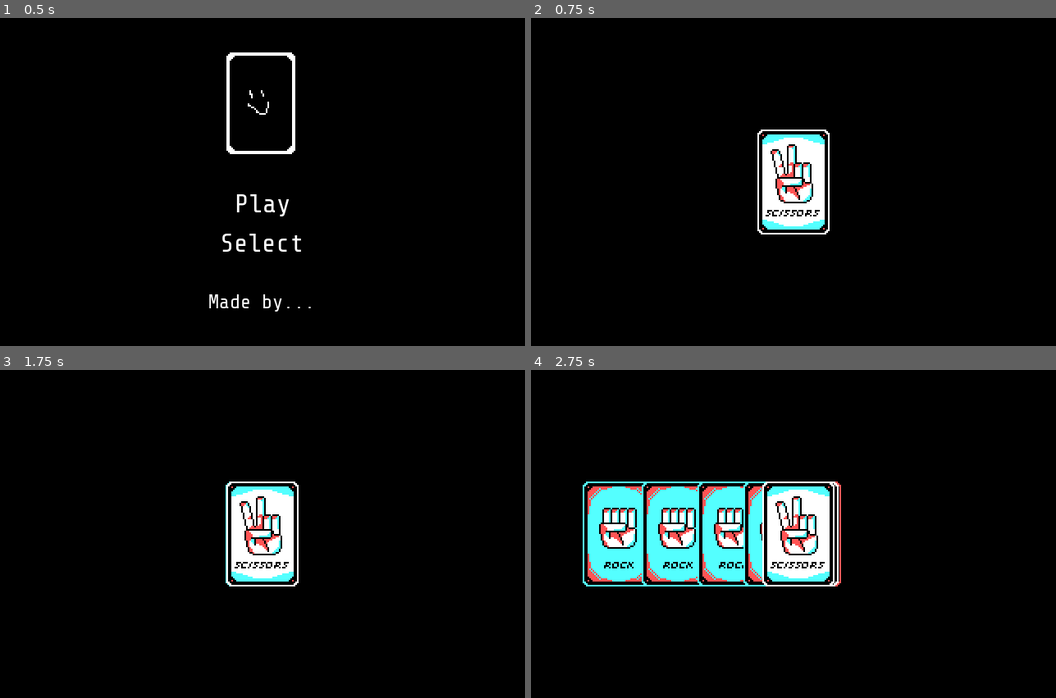
Above: before the commit, frames 1-4 (two rows, left to right).
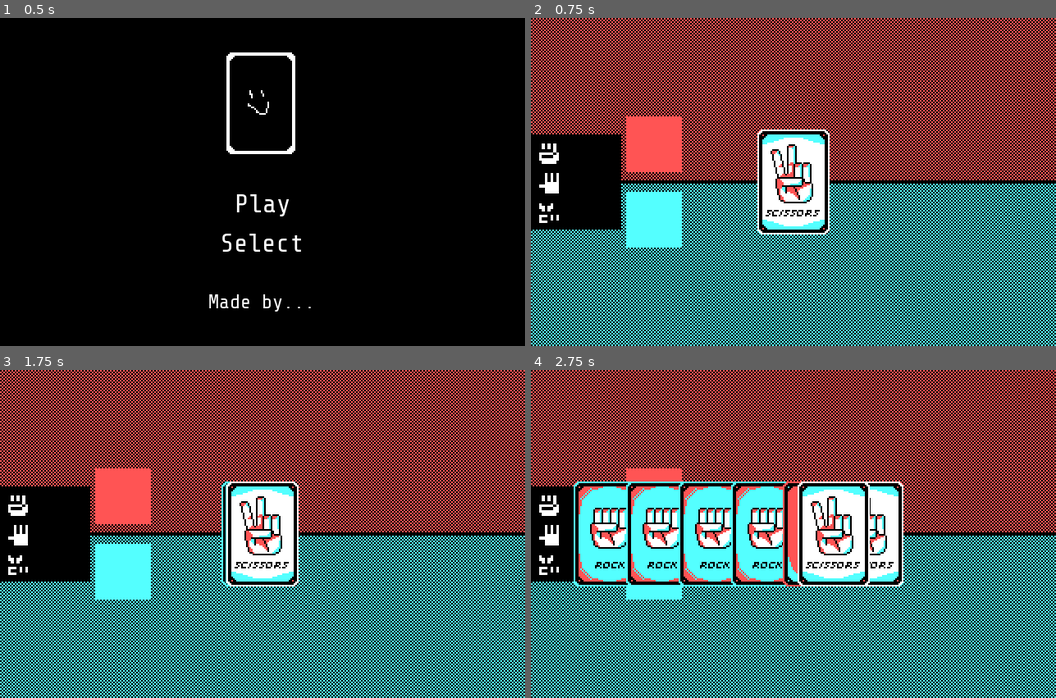
Above: after the commit, the same moments.

Repository: enunezs/EC2020GameJam
Game: Godot game, scene res://Scenes/MainMenu.tscn
The game is run twice, just before and just after one commit, with the same random seed, the same clock (stepped at 60 frames per second) and the same inputs.
Inputs (mouse positions are in pixels of both pictures, inside the frame that each line leads up to):
- Up to frame 1 (0.5 s): no input
- Up to frame 2 (0.75 s): click "Play" at 0.5 s
- Up to frame 3 (1.75 s): tap Enter at 1.25 s; move the mouse to (262, 534) at 1.27 s; click (262, 534) at 1.42 s
- Up to frame 4 (2.75 s): move the mouse to (793, 534) at 2.02 s; click (793, 534) at 2.17 s

Frame 1 is identical in both runs. In frame 2, 47% of the frame differs, in the area x 0-100%, y 0-100%; in frame 3, 47%; in frame 4, 51%.

Commit message:
Card counter working and aligned

Diff:
--- a/Cards/CardBase.gd
+++ b/Cards/CardBase.gd
@@ -71,7 +71,7 @@
 
 func move_to(target):
 	var tween = get_node("Tween")
-	tween.interpolate_property(self, "position", position, target, 2, Tween.TRANS_QUINT, Tween.EASE_IN_OUT)
+	tween.interpolate_property(self, "position", position, target, 1.3, Tween.TRANS_QUINT, Tween.EASE_IN_OUT)
 
 	tween.start()
 
--- a/Scenes/Game.tscn
+++ b/Scenes/Game.tscn
@@ -1,10 +1,14 @@
-[gd_scene load_steps=7 format=2]
+[gd_scene load_steps=11 format=2]
 
 [ext_resource path="res://Board.gd" type="Script" id=1]
 [ext_resource path="res://MainGame.gd" type="Script" id=2]
 [ext_resource path="res://Cards/CardBase.tscn" type="PackedScene" id=3]
 [ext_resource path="res://UI.gd" type="Script" id=4]
 [ext_resource path="res://Font/Shure Tech Mono Nerd Font Complete.ttf" type="DynamicFontData" id=5]
+[ext_resource path="res://UI/ICON HAND-1.png.png" type="Texture" id=6]
+[ext_resource path="res://UI/ICON SCISSORS-1.png.png" type="Texture" id=7]
+[ext_resource path="res://UI/ICON PUNCH-1.png.png" type="Texture" id=8]
+[ext_resource path="res://Background/Background_01-1.png.png" type="Texture" id=9]
 
 [sub_resource type="DynamicFont" id=1]
 size = 12
@@ -81,8 +85,9 @@
 [node name="CounterBox" type="MarginContainer" parent="UI"]
 anchor_top = 0.5
 anchor_bottom = 0.5
+margin_left = -15.0
 margin_top = -45.0
-margin_right = 88.0
+margin_right = 67.0
 margin_bottom = 45.0
 grow_horizontal = 0
 grow_vertical = 2
@@ -94,35 +99,86 @@
 "_edit_use_anchors_": false
 }
 
-[node name="HBoxContainer" type="VBoxContainer" parent="UI/CounterBox"]
-margin_left = 5.0
+[node name="VBoxContainer" type="VBoxContainer" parent="UI/CounterBox"]
+margin_left = 20.0
 margin_top = 20.0
-margin_right = 100.0
-margin_bottom = 20.0
+margin_right = 62.0
+margin_bottom = 70.0
 grow_horizontal = 0
 
-[node name="RockCounter" type="Label" parent="UI/CounterBox/HBoxContainer"]
-margin_right = 24.0
+[node name="RockContainer" type="HBoxContainer" parent="UI/CounterBox/VBoxContainer"]
+margin_right = 42.0
+margin_bottom = 14.0
+
+[node name="TextureRect" type="TextureRect" parent="UI/CounterBox/VBoxContainer/RockContainer"]
+margin_right = 14.0
+margin_bottom = 14.0
+grow_horizontal = 0
+size_flags_horizontal = 3
+size_flags_vertical = 3
+texture = ExtResource( 8 )
+stretch_mode = 5
+
+[node name="RockCounter" type="Label" parent="UI/CounterBox/VBoxContainer/RockContainer"]
+margin_left = 18.0
+margin_right = 42.0
 margin_bottom = 14.0
 size_flags_horizontal = 0
 custom_fonts/font = SubResource( 1 )
 text = "Rock"
+align = 2
 valign = 1
 
-[node name="PaperCounter" type="Label" parent="UI/CounterBox/HBoxContainer"]
+[node name="PaperContainer" type="HBoxContainer" parent="UI/CounterBox/VBoxContainer"]
 margin_top = 18.0
-margin_right = 30.0
+margin_right = 42.0
 margin_bottom = 32.0
+
+[node name="TextureRect" type="TextureRect" parent="UI/CounterBox/VBoxContainer/PaperContainer"]
+margin_right = 8.0
+margin_bottom = 14.0
+grow_horizontal = 0
+size_flags_horizontal = 3
+size_flags_vertical = 3
+texture = ExtResource( 6 )
+stretch_mode = 5
+
+[node name="PaperCounter" type="Label" parent="UI/CounterBox/VBoxContainer/PaperContainer"]
+margin_left = 12.0
+margin_right = 42.0
+margin_bottom = 14.0
 size_flags_horizontal = 0
 custom_fonts/font = SubResource( 1 )
 text = "Paper"
+align = 2
 valign = 1
 
-[node name="ScissorsCounter" type="Label" parent="UI/CounterBox/HBoxContainer"]
+[node name="ScissorsContainer" type="HBoxContainer" parent="UI/CounterBox/VBoxContainer"]
 margin_top = 36.0
-margin_right = 48.0
+margin_right = 42.0
 margin_bottom = 50.0
+
+[node name="TextureRect" type="TextureRect" parent="UI/CounterBox/VBoxContainer/ScissorsContainer"]
+margin_right = 14.0
+margin_bottom = 14.0
+grow_horizontal = 0
+size_flags_horizontal = 3
+size_flags_vertical = 3
+texture = ExtResource( 7 )
+stretch_mode = 5
+
+[node name="ScissorsCounter" type="Label" parent="UI/CounterBox/VBoxContainer/ScissorsContainer"]
+margin_left = 18.0
+margin_right = 42.0
+margin_bottom = 14.0
 size_flags_horizontal = 0
 custom_fonts/font = SubResource( 1 )
-text = "Scissors"
+text = "Scis"
+align = 2
 valign = 1
+
+[node name="BG" type="Sprite" parent="UI"]
+position = Vector2( 160, 100 )
+z_index = -3
+z_as_relative = false
+texture = ExtResource( 9 )
--- a/Scenes/LevelSelect.tscn
+++ b/Scenes/LevelSelect.tscn
@@ -1,7 +1,8 @@
 [gd_scene load_steps=3 format=2]
 
 [ext_resource path="res://Font/BaseFont.tres" type="DynamicFont" id=1]
-[ext_resource path="res://ButtonLoadScene.gd" type="Script" id=2]
+[ext_resource path="res://UI/ButtonLoadScene.gd" type="Script" id=2]
+
 
 [node name="MarginContainer" type="MarginContainer"]
 anchor_right = 1.0
--- a/Scenes/MainMenu.tscn
+++ b/Scenes/MainMenu.tscn
@@ -3,7 +3,8 @@
 [ext_resource path="res://Cards/Sprites/Card_01-1.png.png" type="Texture" id=1]
 [ext_resource path="res://Font/BaseFont.tres" type="DynamicFont" id=2]
 [ext_resource path="res://Font/Shure Tech Mono Nerd Font Complete.ttf" type="DynamicFontData" id=3]
-[ext_resource path="res://ButtonLoadScene.gd" type="Script" id=4]
+[ext_resource path="res://UI/ButtonLoadScene.gd" type="Script" id=4]
+
 
 [sub_resource type="DynamicFont" id=1]
 size = 12
--- a/UI.gd
+++ b/UI.gd
@@ -2,9 +2,9 @@
 
 
 onready var n_score_text = $ScoreBox/HBoxContainer/Score
-onready var n_rock_text = $CounterBox/HBoxContainer/RockCounter
-onready var n_paper_text = $CounterBox/HBoxContainer/PaperCounter
-onready var n_scissors_text = $CounterBox/HBoxContainer/ScissorsCounter
+onready var n_rock_text = $CounterBox/VBoxContainer/RockContainer/RockCounter
+onready var n_paper_text = $CounterBox/VBoxContainer/PaperContainer/PaperCounter
+onready var n_scissors_text = $CounterBox/VBoxContainer/ScissorsContainer/ScissorsCounter
 
 
 func _ready():
@@ -22,9 +22,9 @@
 
 #TODO ANIMATE going up!
 func update_counter(n_list):
-	n_rock_text.text = "R " + str(n_list[0])
-	n_paper_text.text = "P " + str(n_list[1])
-	n_scissors_text.text = "S " + str(n_list[2])
+	n_rock_text.text = "x" + str(n_list[0])
+	n_paper_text.text = "x" + str(n_list[1])
+	n_scissors_text.text = "x" + str(n_list[2])
 
 func clear_counter():
 	n_rock_text.text = ""
--- a/ButtonToScene.tscn
+++ b/UI/ButtonToScene.tscn
@@ -1,7 +1,8 @@
 [gd_scene load_steps=3 format=2]
 
 [ext_resource path="res://Font/BaseFont.tres" type="DynamicFont" id=1]
-[ext_resource path="res://ButtonLoadScene.gd" type="Script" id=2]
+[ext_resource path="res://UI/ButtonLoadScene.gd" type="Script" id=2]
+
 
 [node name="ButtonPlay" type="Button"]
 margin_top = 29.0
Renamed: Background_01-1.png.png -> Background/Background_01-1.png.png
Not shown, changed: Background/Background_01-1.png.png.import
Renamed: ButtonLoadScene.gd -> UI/ButtonLoadScene.gd
Renamed: Cards/Sprites/ICON HAND-1.png.png -> UI/ICON HAND-1.png.png
Not shown, changed: UI/ICON HAND-1.png.png.import
Renamed: Cards/Sprites/ICON PUNCH-1.png.png -> UI/ICON PUNCH-1.png.png
Not shown, changed: UI/ICON PUNCH-1.png.png.import
Renamed: Cards/Sprites/ICON SCISSORS-1.png.png -> UI/ICON SCISSORS-1.png.png
Not shown, changed: UI/ICON SCISSORS-1.png.png.import
